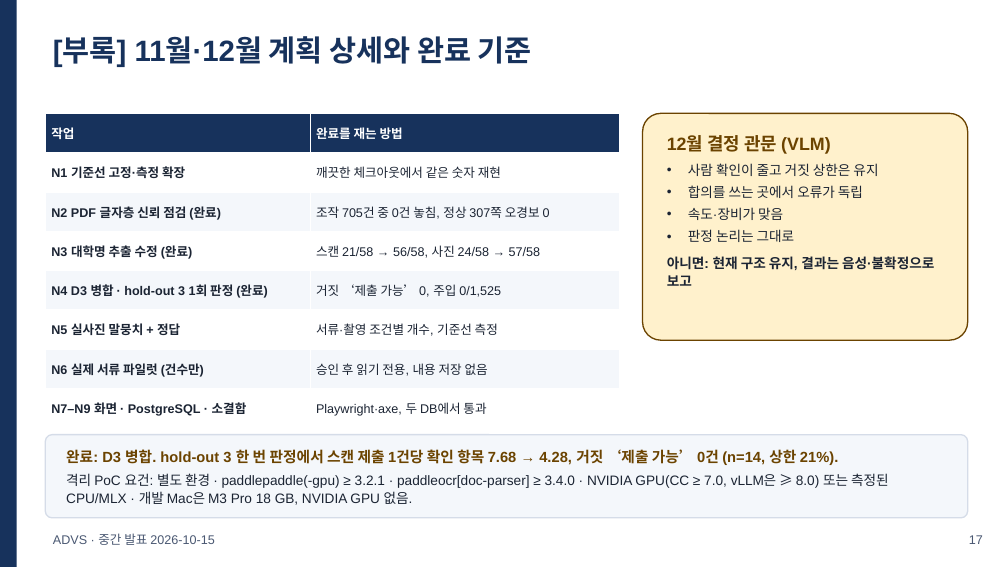
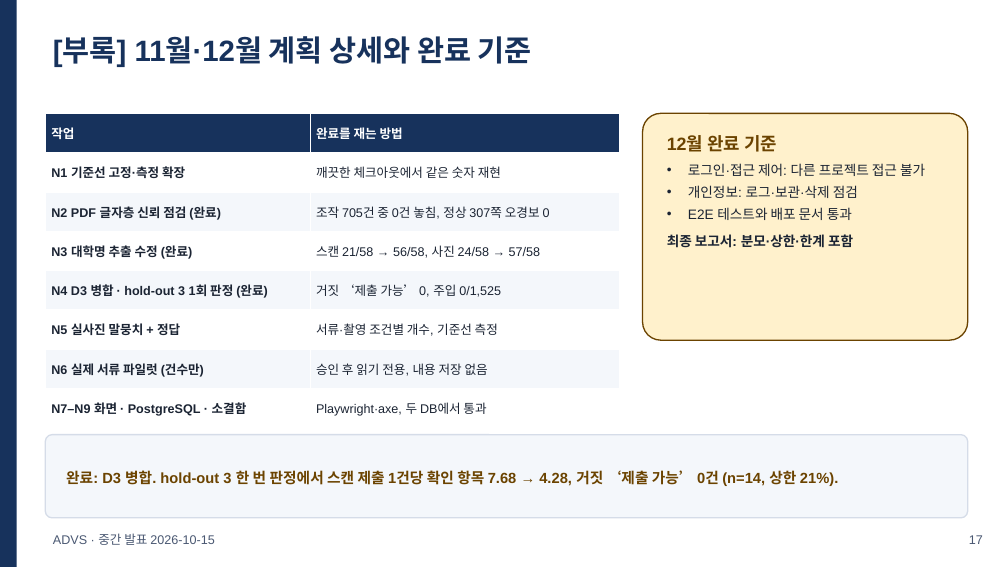
Before and after one commit to khabibro/ADVS, a slide deck: slide 17 of docs/midterm/ADVS_midterm.pptx. Drawn at 1008x567 pixels with LibreOffice and Linux fonts; fonts in the diff are those of the drawing. Boxes give left, top, right and bottom in pixels: in the first picture for what was removed or moved away, otherwise in the second. Text is boxed around its words. In the diff, an @@ line names an element or a change of style, - is before the commit and + after.

```diff
--- a/docs/midterm/ADVS_midterm.pptx
+++ b/docs/midterm/ADVS_midterm.pptx
@@ text in rounded rectangle at bbox=[667, 135, 925, 248]: text changed @@
-12월 결정 관문 (VLM)
-• 사람 확인이 줄고 거짓 상한은 유지
-• 합의를 쓰는 곳에서 오류가 독립
-• 속도·장비가 맞음
-• 판정 논리는 그대로
-아니면: 현재 구조 유지, 결과는 음성·불확정으로 보고
+12월 완료 기준
+• 로그인·접근 제어: 다른 프로젝트 접근 불가
+• 개인정보: 로그·보관·삭제 점검
+• E2E 테스트와 배포 문서 통과
+최종 보고서: 분모·상한·한계 포함
@@ text in rounded rectangle at bbox=[66, 473, 889, 505]: paragraph removed @@
-격리 PoC 요건: 별도 환경 · paddlepaddle(-gpu) ≥ 3.2.1 · paddleocr[doc-parser] ≥ 3.4.0 · NVIDIA GPU(CC ≥ 7.0, vLLM은 ≥ 8.0) 또는 측정된 CPU/MLX · 개발 Mac은 M3 Pro 18 GB, NVIDIA GPU 없음.
```
Also in this commit, not shown: 6 other slides changed, 15 other files.
